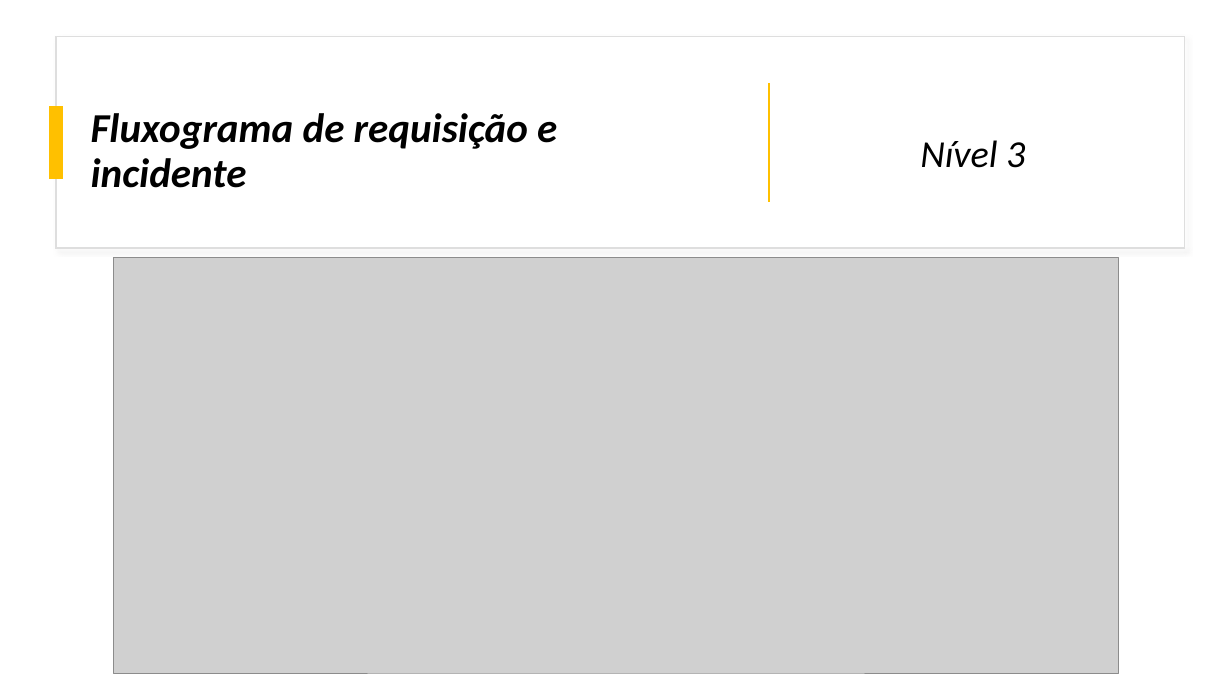
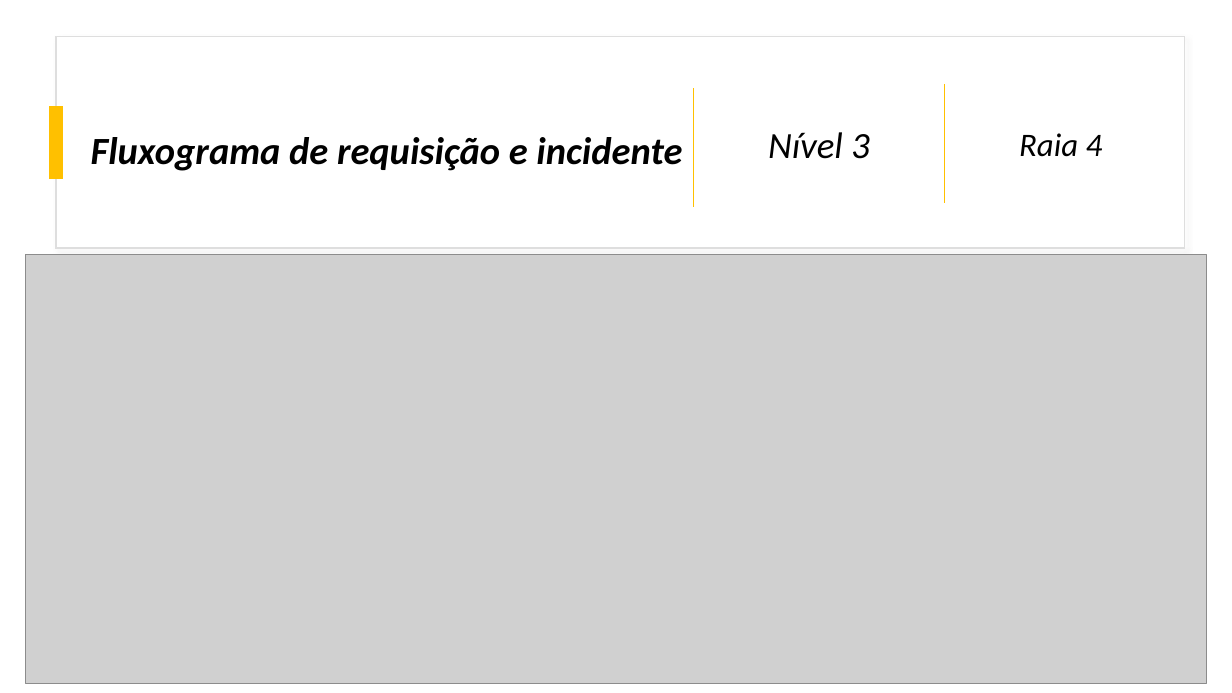
Before and after one commit to EmpresaJet/EmpresaJet, a slide deck: slide 8 of links-externos/Fluxogramas/Fluxogramas_TI_Grupo01.pptx. Drawn at 1232x693 pixels with LibreOffice and Linux fonts; fonts in the diff are those of the drawing; grey boxes stand for pictures. Boxes give left, top, right and bottom in pixels: in the first picture for what was removed or moved away, otherwise in the second. Text is boxed around its words. In the diff, an @@ line names an element or a change of style, - is before the commit and + after.

Commit message:
Nova versão dos fluxogramas e PDF de TI

```diff
--- a/links-externos/Fluxogramas/Fluxogramas_TI_Grupo01.pptx
+++ b/links-externos/Fluxogramas/Fluxogramas_TI_Grupo01.pptx
@@ text "Fluxograma de requisição e incidente" at box(91, 137, 682, 171): size 32 to 30 pt @@
@@ line moved from (769, 83) - (769, 202) to (694, 88) - (694, 207) @@
@@ line added from (945, 84) to (945, 203), #FFC000 1 pt @@
@@ title "Nível 3": place and size @@
-title "Nível 3" at box(920, 140, 1025, 168)
+title "Nível 3" at box(768, 132, 870, 159)
@@ title "Nível 3" at box(768, 132, 870, 159): size 29.7 to 28.8 pt @@
@@ text added at box(1019, 133, 1103, 157), 25.6 pt, text #000000, italic @@
+Raia 4
@@ picture: place and size @@
-picture at box(114, 258, 1119, 673)
+picture at box(26, 254, 1206, 683)
```
Also in this commit, not shown: 10 other slides changed, 1 slide added, 6 other files.
